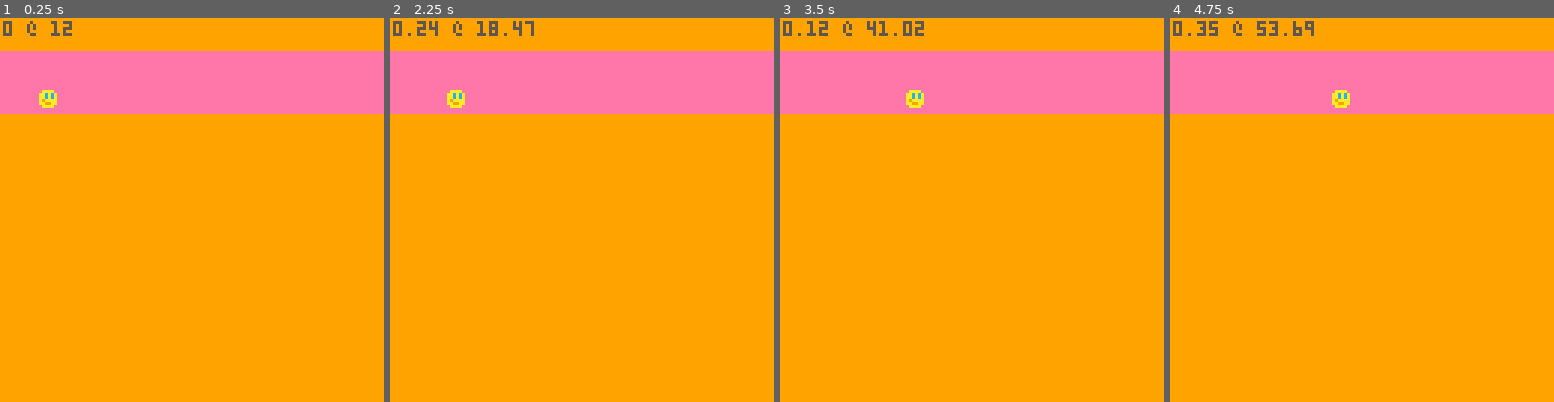
Above: before the commit, frames 1-4 (left to right).
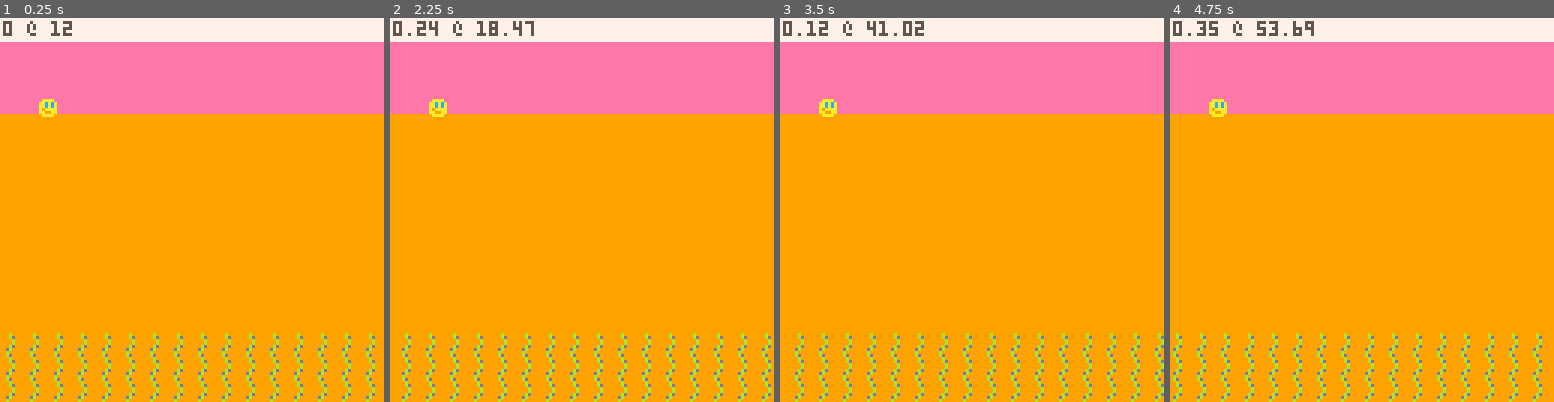
Above: after the commit, the same moments.

Repository: broquaint/pico8-carts
Game: PICO-8 cartridge eggjam18.p8
Same seed, same stepped clock (60 frames per second), same inputs: the game is played once before the commit and once after it.
Inputs:
- Up to frame 1 (0.25 s): no input
- Up to frame 2 (2.25 s): tap X (X key) at 0.33, 1.07, 1.85 s; tap O (Z key) at 0.7, 1.7, 2.1 s; hold Right 1.6-2.1 s; hold Up from 2.15 s (still down)
- Up to frame 3 (3.5 s): release Up at 2.42 s; hold Right 2.47-3.03 s; tap O (Z key) at 2.5, 2.9, 3.3 s; tap X (X key) at 2.97 s; hold Left from 3.08 s (still down)
- Up to frame 4 (4.75 s): release Left at 3.58 s; hold Down 3.63-3.97 s; tap O (Z key) at 3.7, 4.1, 4.5 s; hold Right 4.02-4.68 s; tap X (X key) at 4.08 s; hold Up from 4.73 s (still down)

The runs differ from the first frame. In frame 1, 12% of the frame differs, in the area x 0-100%, y 0-100%; in frame 2, 12%; in frame 3, 12%; in frame 4, 12%.

Commit message:
Add some camera movement

Diff:
--- a/eggjam18.p8
+++ b/eggjam18.p8
@@ -13,10 +13,14 @@
 frame_count = 0
 
 function _init()
+   cam = make_obj({
+         x = 0,
+         y = 0,
+   })
    player = make_obj({
          x = 12,
-         y = 23,
-         frames = 22,
+         y = 26,
+         frames = 1,
          sprite = 0,
          speed_x = 0,
          move_dir = 0,
@@ -27,28 +31,37 @@
    if btn(b_right) then
       player.move_dir = 1
       local sx = player.move_dir * 0.01
-      if sx < 3 then
+      if sx < 4 then
          player.speed_x += sx
       end
    end
    if btn(b_left) then
       player.move_dir = -1
       local sx = player.move_dir * 0.01
-      if sx < 3 then
+      if sx < 4 then
          player.speed_x += sx
       end
    end
    player.speed_x *= 0.991
+
+   cam.x    += player.speed_x
    player.x += player.speed_x
 end
 
 function _draw()
    cls(black)
-   rectfill(0, 0,  127, 31, pink)
-   rectfill(0, 32, 127, 127, orange)
+   camera(cam.x, cam.y)
+   rectfill(cam.x, cam.y,  cam.x+127, cam.y+31, pink)
+   rectfill(cam.x, cam.y+32, cam.x+127, cam.y+127, orange)
    spr(player.sprite, player.x, player.y)
-   rectfill(0, 0, 127, 10)
-   print(dumper(player.speed_x, ' @ ', player.x), 1, 1, slate)
+   rectfill(cam.x, cam.y, cam.x+127, cam.y+7, white)
+   print(dumper(player.speed_x, ' @ ', player.x), cam.x+1, cam.y+1, slate)
+   pal(ember, tea, 1)
+   for i = 0,20 do
+      spr(16, 8*i, 121)
+      spr(16, 8*i, 113)
+      spr(16, 8*i, 105)
+   end
 end
 
 __gfx__
@@ -60,3 +73,11 @@
 0aa99aa0009009000000000000000000000000000000000000000000000000000000000000000000000000000000000000000000000000000000000000000000
 00aaaa00099999900000000000000000000000000000000000000000000000000000000000000000000000000000000000000000000000000000000000000000
 00000000996666990000000000000000000000000000000000000000000000000000000000000000000000000000000000000000000000000000000000000000
+00080000000000000000000000000000000000000000000000000000000000000000000000000000000000000000000000000000000000000000000000000000
+0008d000000000000000000000000000000000000000000000000000000000000000000000000000000000000000000000000000000000000000000000000000
+00008000000000000000000000000000000000000000000000000000000000000000000000000000000000000000000000000000000000000000000000000000
+00008000000000000000000000000000000000000000000000000000000000000000000000000000000000000000000000000000000000000000000000000000
+0008d000000000000000000000000000000000000000000000000000000000000000000000000000000000000000000000000000000000000000000000000000
+00d80000000000000000000000000000000000000000000000000000000000000000000000000000000000000000000000000000000000000000000000000000
+00800000000000000000000000000000000000000000000000000000000000000000000000000000000000000000000000000000000000000000000000000000
+008d0000000000000000000000000000000000000000000000000000000000000000000000000000000000000000000000000000000000000000000000000000
